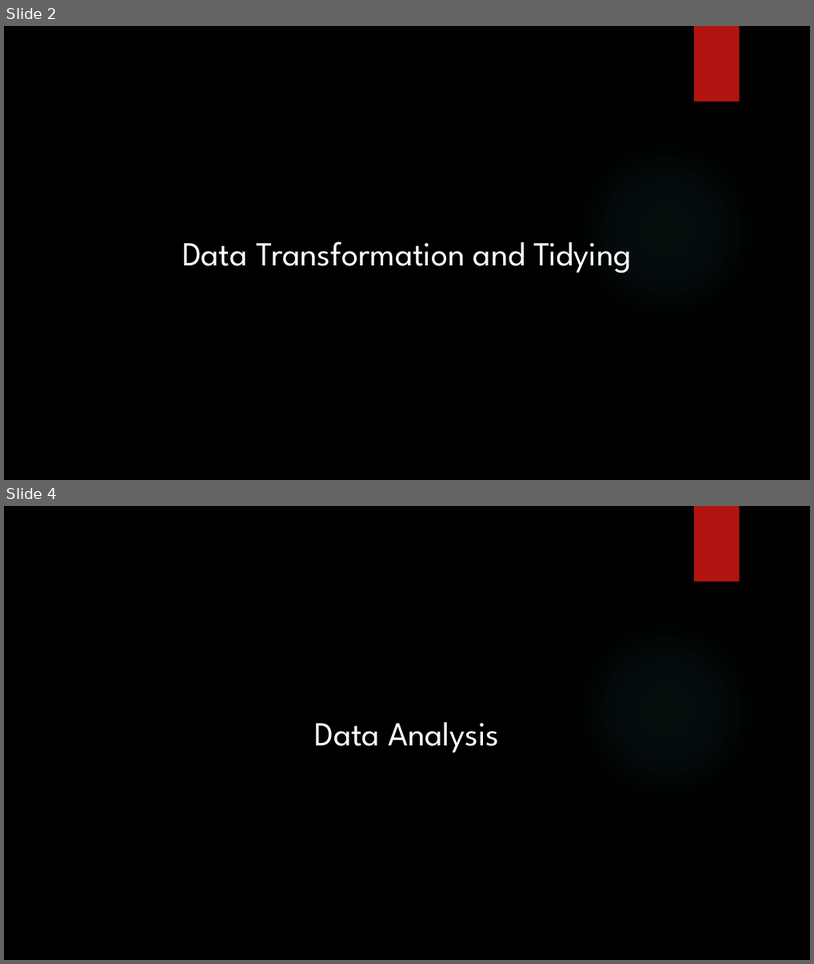
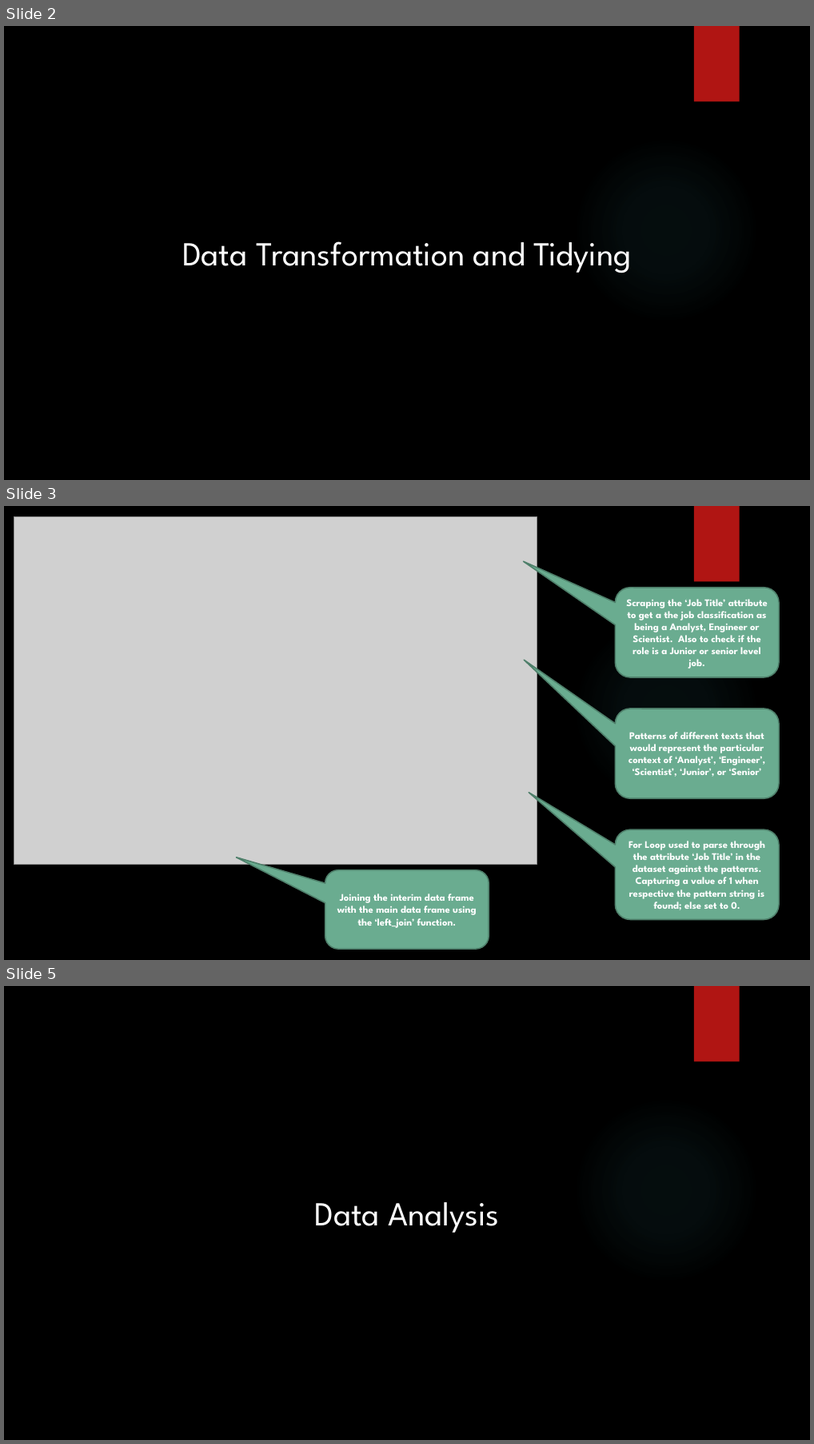
Before and after one commit to kamathvk1982/DATA-607-Project-3, a slide deck: Data607-Project3-Presentation.pptx. Shown one above the other, each under a label of ours: slides 2 and 4 before the commit, slides 2, 3 and 5 after it; the slides between them are not shown. The pictures are 814x964 and 814x1444 pixels, drawn with LibreOffice and Linux fonts; fonts in the diff are those of the drawing; grey boxes stand for pictures; background and template pictures are left out. Boxes give left, top, right and bottom in pixels: in the first picture for what was removed or moved away, otherwise in the second. Text is boxed around its words. In the diff, an @@ line names an element or a change of style, - is before the commit and + after.

Commit message:
Update Data607-Project3-Presentation.pptx
Updated with my Slides.

```diff
--- a/Data607-Project3-Presentation.pptx
+++ b/Data607-Project3-Presentation.pptx
@@ slide 3 added at [4, 506, 810, 960], background picture (left out); not listed: 2 template elements that a slide beside it also shows @@
@@ picture added at [14, 517, 538, 864] @@
@@ rounded speech box added at [616, 588, 779, 677], fill #6AAC90, outline #4E7F6B 1.5 pt, 12 pt, text #FFFFFF, bold @@
+Scraping the ‘Job Title’ attribute to get a the job classification as being a Analyst, Engineer or Scientist. Also to check if the role is a Junior or senior level job.
@@ rounded speech box added at [616, 708, 779, 798], fill #6AAC90, outline #4E7F6B 1.5 pt, 12 pt, text #FFFFFF, bold @@
+Patterns of different texts that would represent the particular context of ‘Analyst’, ‘Engineer’, ‘Scientist’, ‘Junior’, or ‘Senior’
@@ rounded speech box added at [616, 830, 779, 919], fill #6AAC90, outline #4E7F6B 1.5 pt, 12 pt, text #FFFFFF, bold @@
+For Loop used to parse through the attribute ‘Job Title’ in the dataset against the patterns. Capturing a value of 1 when respective the pattern string is found; else set to 0.
@@ rounded speech box added at [326, 870, 489, 949], fill #6AAC90, outline #4E7F6B 1.5 pt, 12 pt, text #FFFFFF, bold @@
+Joining the interim data frame with the main data frame using the ‘left_join’ function.
@@ what was slide 4 is now slide 5 @@
```
Also in this commit, not shown: 1 slide changed, 3 other slides added, 2 slides removed.
